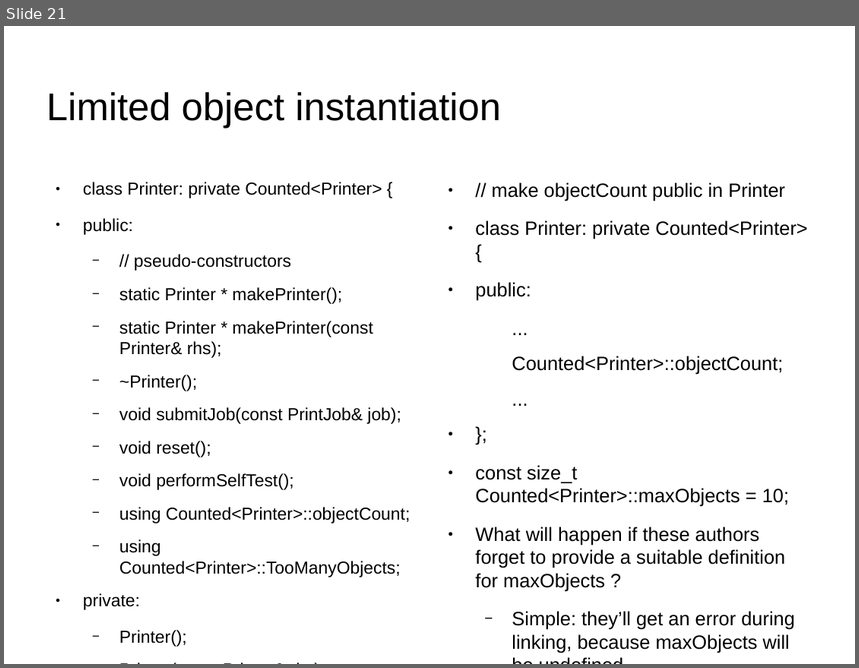
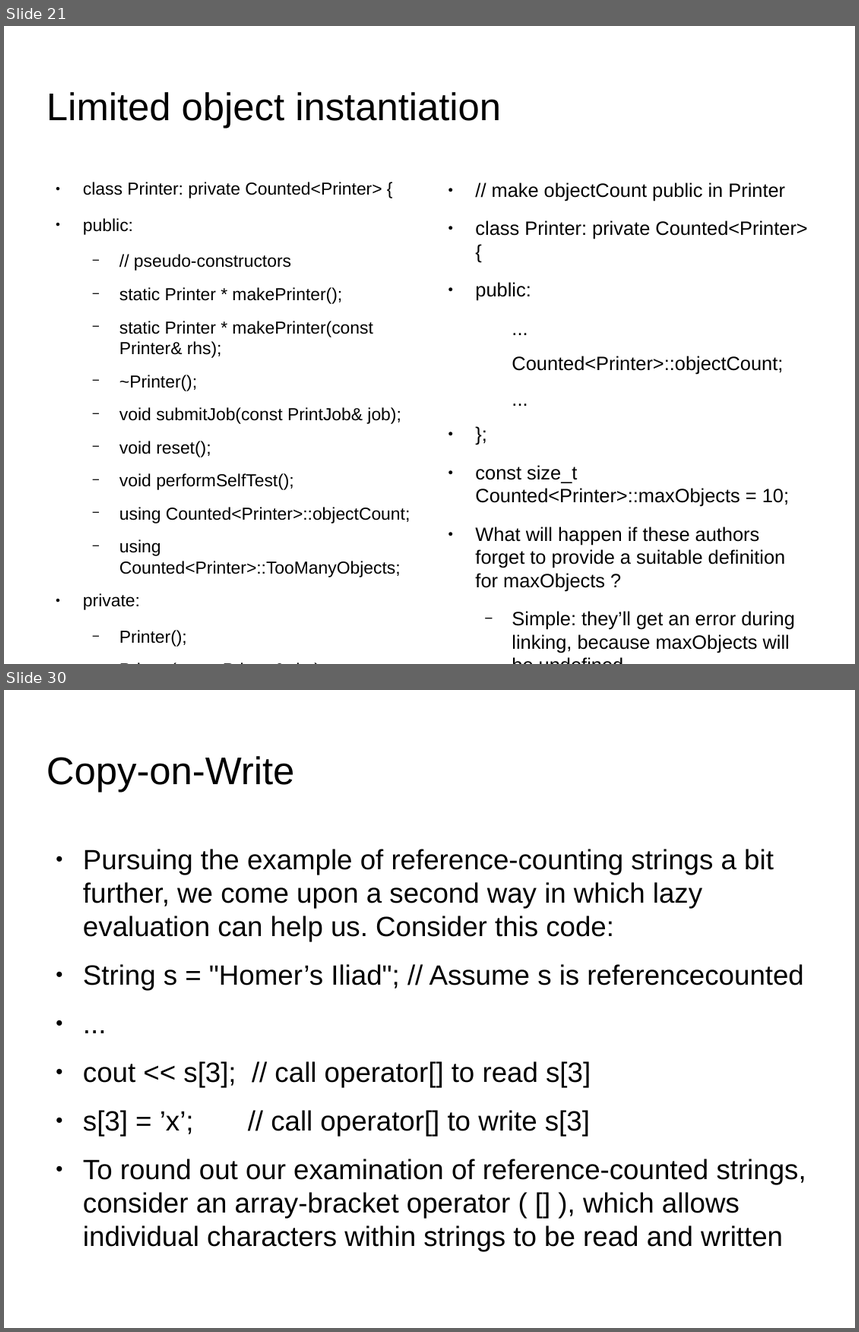
Before and after one commit to kks32/cpp-software-development, a slide deck: Ex19_Lazy_Evaluation_Reference_Counting/Ex19_Lazy_Evaluation_Reference_Counting.odp. Shown one above the other, each under a label of ours: slide 21 before the commit, slides 21 and 30 after it; the slides between them are not shown. The pictures are 859x668 and 859x1332 pixels, drawn with LibreOffice and Linux fonts; fonts in the diff are those of the drawing; background and template pictures are left out. Boxes give left, top, right and bottom in pixels: in the first picture for what was removed or moved away, otherwise in the second. Text is boxed around its words. In the diff, an @@ line names an element or a change of style, - is before the commit and + after.

Commit message:
Ex19: Lazy evaluation and reference counting

```diff
--- a/Ex19_Lazy_Evaluation_Reference_Counting/Ex19_Lazy_Evaluation_Reference_Counting.odp
+++ b/Ex19_Lazy_Evaluation_Reference_Counting/Ex19_Lazy_Evaluation_Reference_Counting.odp
@@ slide 30 added at box(4, 690, 855, 1328), background picture (left out) @@
@@ title added at box(47, 756, 294, 792), 36 pt, text #000000 @@
+Copy-on-Write
@@ text added at box(83, 849, 807, 1252), 26 pt, text #000000 @@
+● Pursuing the example of reference-counting strings a bit further, we come upon a second way in which lazy evaluation can help us. Consider this code:
+● String s = "Homer’s Iliad"; // Assume s is referencecounted
+● ...
+● cout << s[3]; // call operator[] to read s[3]
+● s[3] = ’x’; // call operator[] to write s[3]
+● To round out our examination of reference-counted strings, consider an array-bracket operator ( [] ), which allows individual characters within strings to be read and written
```
Also in this commit, not shown: 1 slide changed, 11 other slides added, 1 other file.
